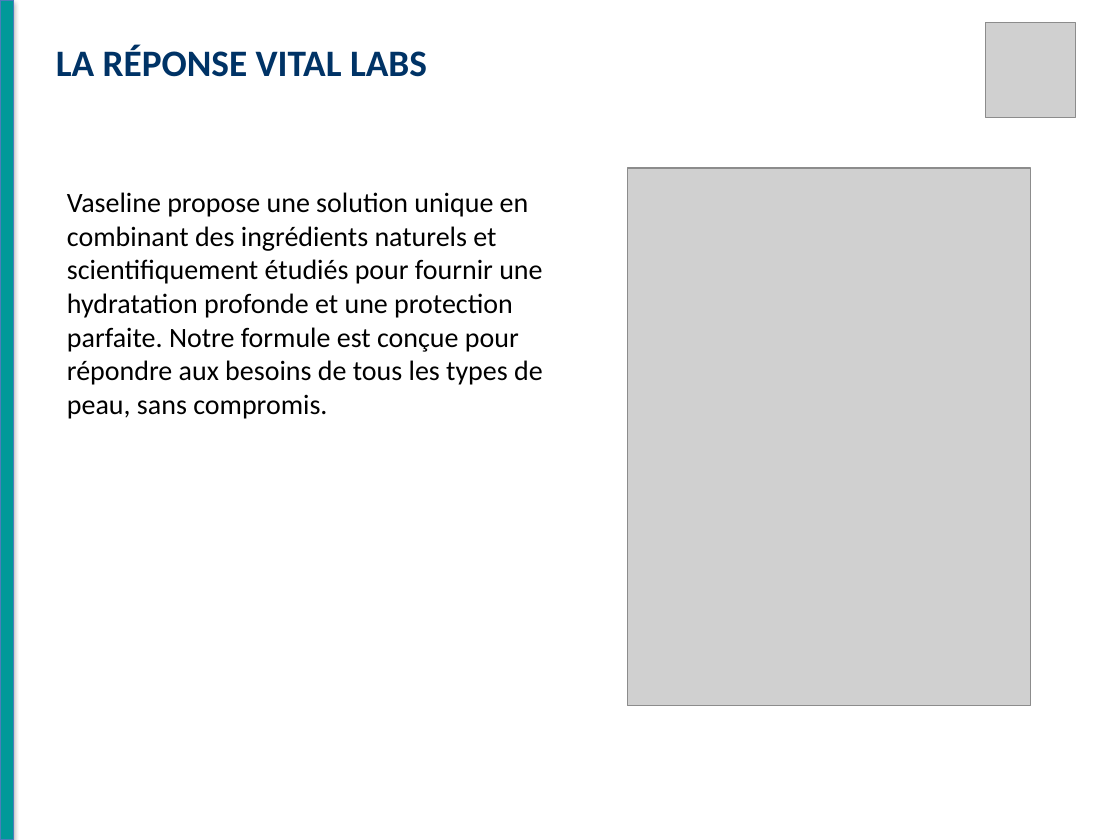
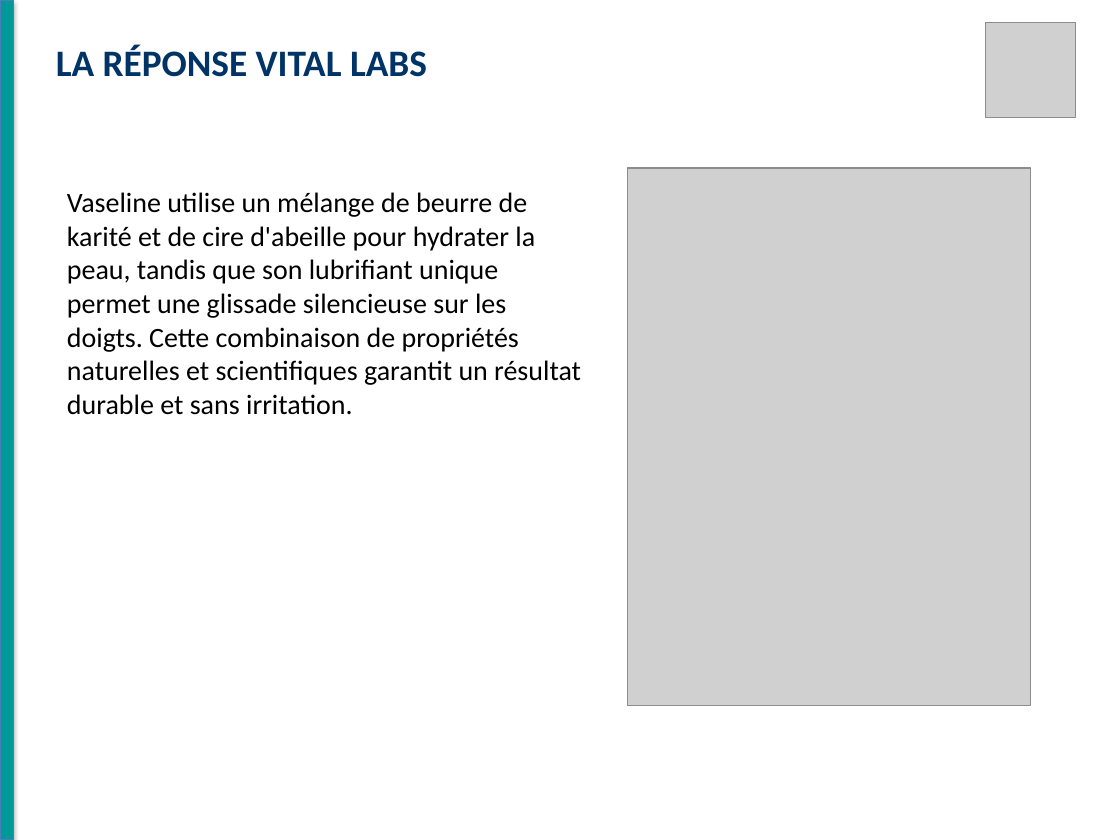
Before and after one commit to RayanAloui/Esprit-PIDS-4DS11-2026-Avatar, a slide deck: slide 3 of alia_django/apps/modeling/data/static/videos/Vaseline.pptx. Drawn at 1120x840 pixels with LibreOffice and Linux fonts; fonts in the diff are those of the drawing; grey boxes stand for pictures. Boxes give left, top, right and bottom in pixels: in the first picture for what was removed or moved away, otherwise in the second. Text is boxed around its words. In the diff, an @@ line names an element or a change of style, - is before the commit and + after.

```diff
--- a/alia_django/apps/modeling/data/static/videos/Vaseline.pptx
+++ b/alia_django/apps/modeling/data/static/videos/Vaseline.pptx
@@ text at (x1=67, y1=192, x2=581, y2=415): text changed @@
-Vaseline propose une solution unique en combinant des ingrédients naturels et scientifiquement étudiés pour fournir une hydratation profonde et une protection parfaite. Notre formule est conçue pour répondre aux besoins de tous les types de peau, sans compromis.
+Vaseline utilise un mélange de beurre de karité et de cire d'abeille pour hydrater la peau, tandis que son lubrifiant unique permet une glissade silencieuse sur les doigts. Cette combinaison de propriétés naturelles et scientifiques garantit un résultat durable et sans irritation.
```
Also in this commit, not shown: 5 other slides changed, 32 other files.
